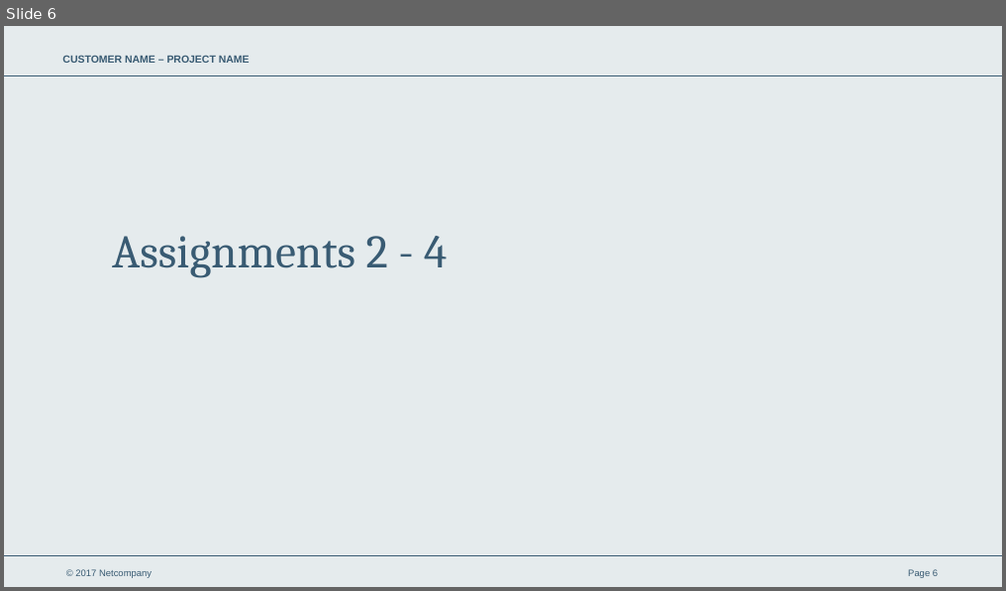
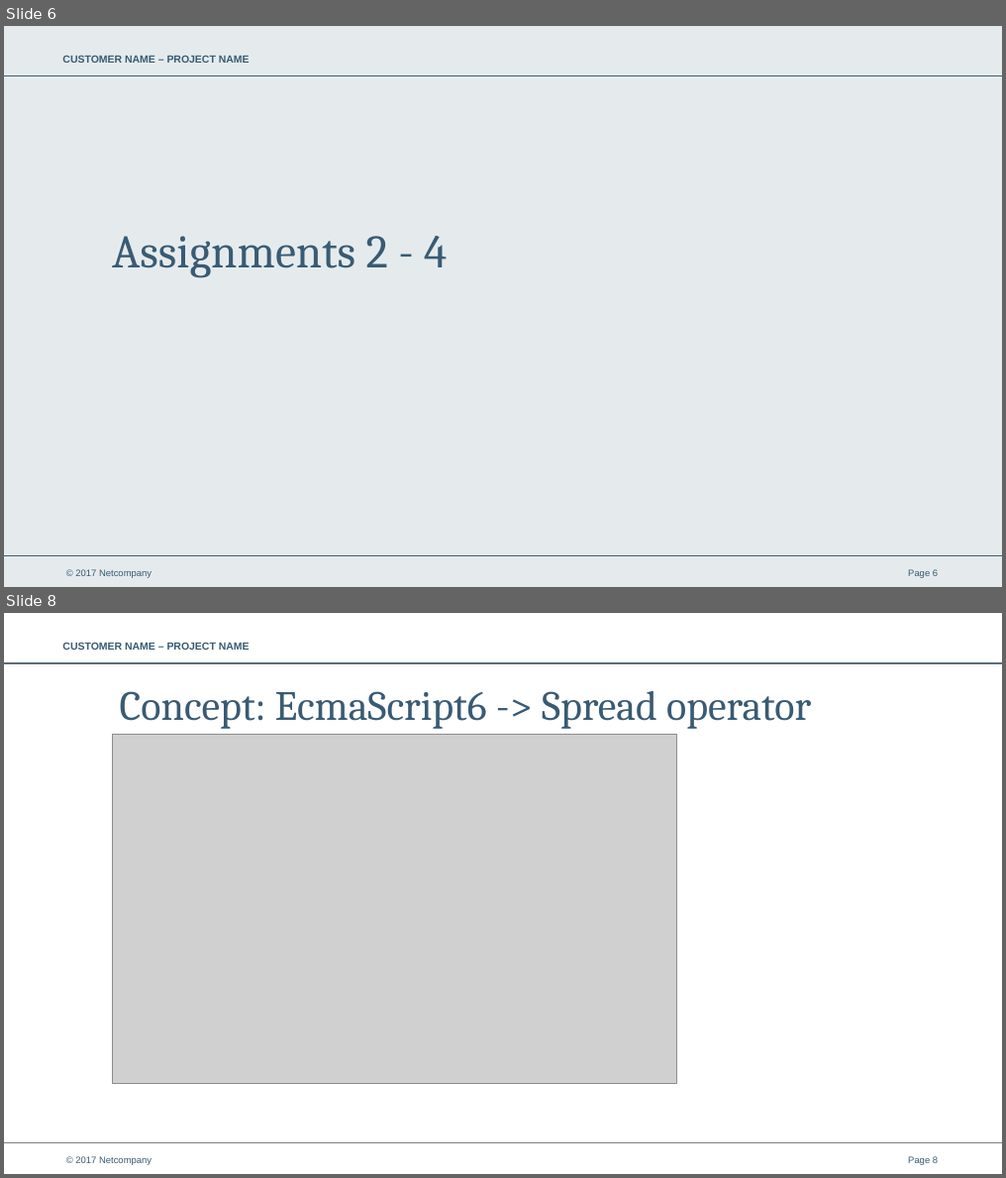
Before and after one commit to netcompanyno/tccs-frontend-assignments, a slide deck: course_material/TCCS-Frontend.pptx. Shown one above the other, each under a label of ours: slide 6 before the commit, slides 6 and 8 after it; the slides between them are not shown. The pictures are 1006x591 and 1006x1178 pixels, drawn with LibreOffice and Linux fonts; fonts in the diff are those of the drawing; grey boxes stand for pictures; background and template pictures are left out. Boxes give left, top, right and bottom in pixels: in the first picture for what was removed or moved away, otherwise in the second. Text is boxed around its words. In the diff, an @@ line names an element or a change of style, - is before the commit and + after.

```diff
--- a/course_material/TCCS-Frontend.pptx
+++ b/course_material/TCCS-Frontend.pptx
@@ slide 8 added at (4, 613, 1002, 1174), background #FFFFFF; not listed: 4 template elements that a slide beside it also shows @@
@@ line added from (1002, 663) to (4, 663), #7F7F7F 0.25 pt @@
@@ title added at (120, 691, 811, 729), 40 pt, text #395B73 @@
+Concept: EcmaScript6 -> Spread operator
@@ picture added at (112, 735, 677, 1084) @@
@@ line added from (1002, 1143) to (4, 1143), #808080 0.25 pt @@
```
Also in this commit, not shown: 2 slides changed, 2 other slides added.
